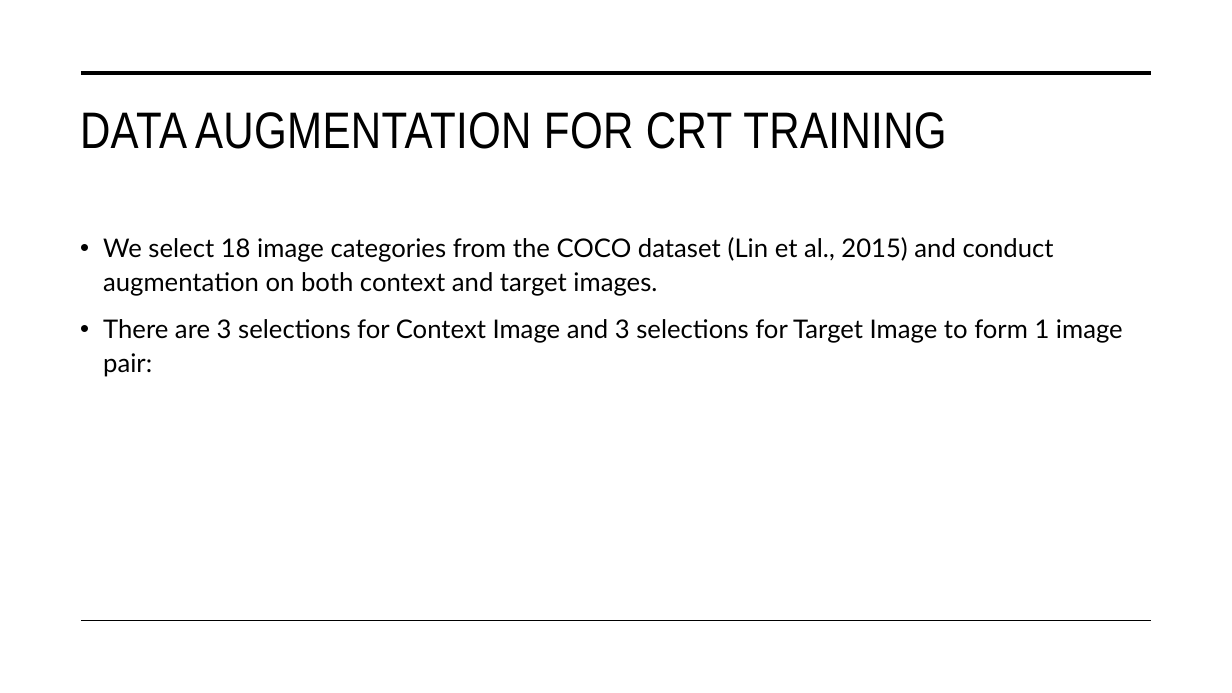
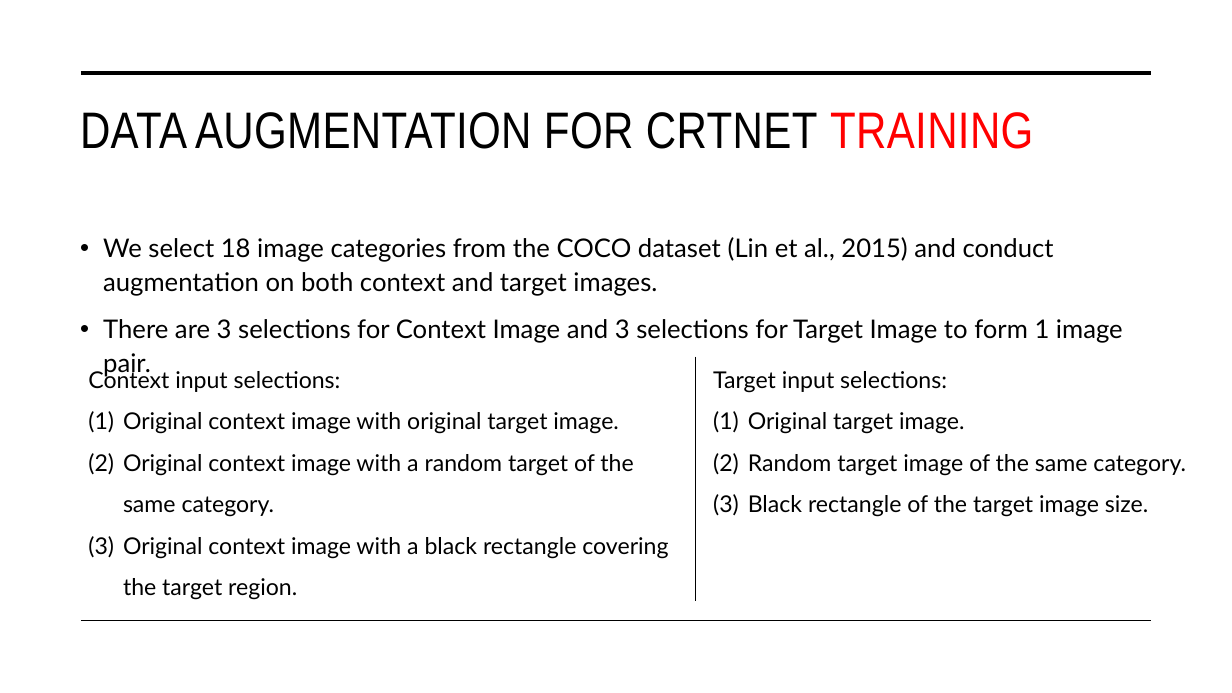
Before and after one commit to tuanisworkingonsomeprojects/TCT-visual-search, a slide deck: slide 40 of Presentation/FYP_NguyenTuan_Presentation.pptx. Drawn at 1232x693 pixels with LibreOffice and Linux fonts; fonts in the diff are those of the drawing. Boxes give left, top, right and bottom in pixels: in the first picture for what was removed or moved away, otherwise in the second. Text is boxed around its words. In the diff, an @@ line names an element or a change of style, - is before the commit and + after.

```diff
--- a/Presentation/FYP_NguyenTuan_Presentation.pptx
+++ b/Presentation/FYP_NguyenTuan_Presentation.pptx
@@ title at <box>80,112,1033,149</box>: text changed @@
-DATA AUGMENTATION FOR CRT TRAINING
+DATA AUGMENTATION FOR CRTNET TRAINING
@@ text at <box>103,319,1123,377</box>: text changed @@
-• There are 3 selections for Context Image and 3 selections for Target Image to form 1 image pair:
+• There are 3 selections for Context Image and 3 selections for Target Image to form 1 image pair.
@@ line added from (696, 357) to (696, 601), #000000 1 pt @@
@@ text added at <box>88,367,668,600</box>, 18 pt, text #000000 @@
+Context input selections:
+(1) Original context image with original target image.
+(2) Original context image with a random target of the same category.
+(3) Original context image with a black rectangle covering the target region.
@@ text added at <box>713,371,1186,517</box>, 18 pt, text #000000 @@
+Target input selections:
+(1) Original target image.
+(2) Random target image of the same category.
+(3) Black rectangle of the target image size.
```
Also in this commit, not shown: 1 slide added, 10 other files.
